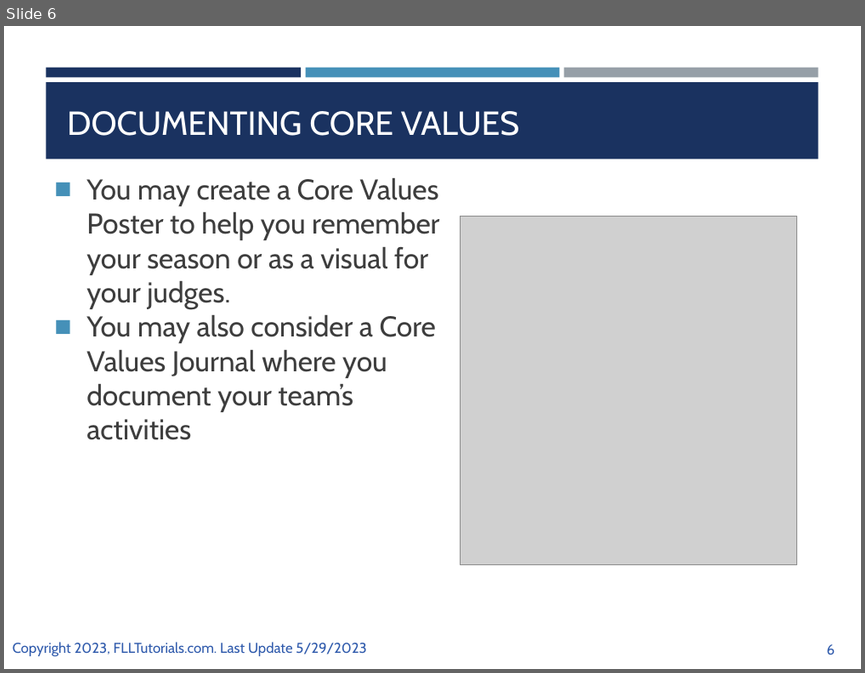
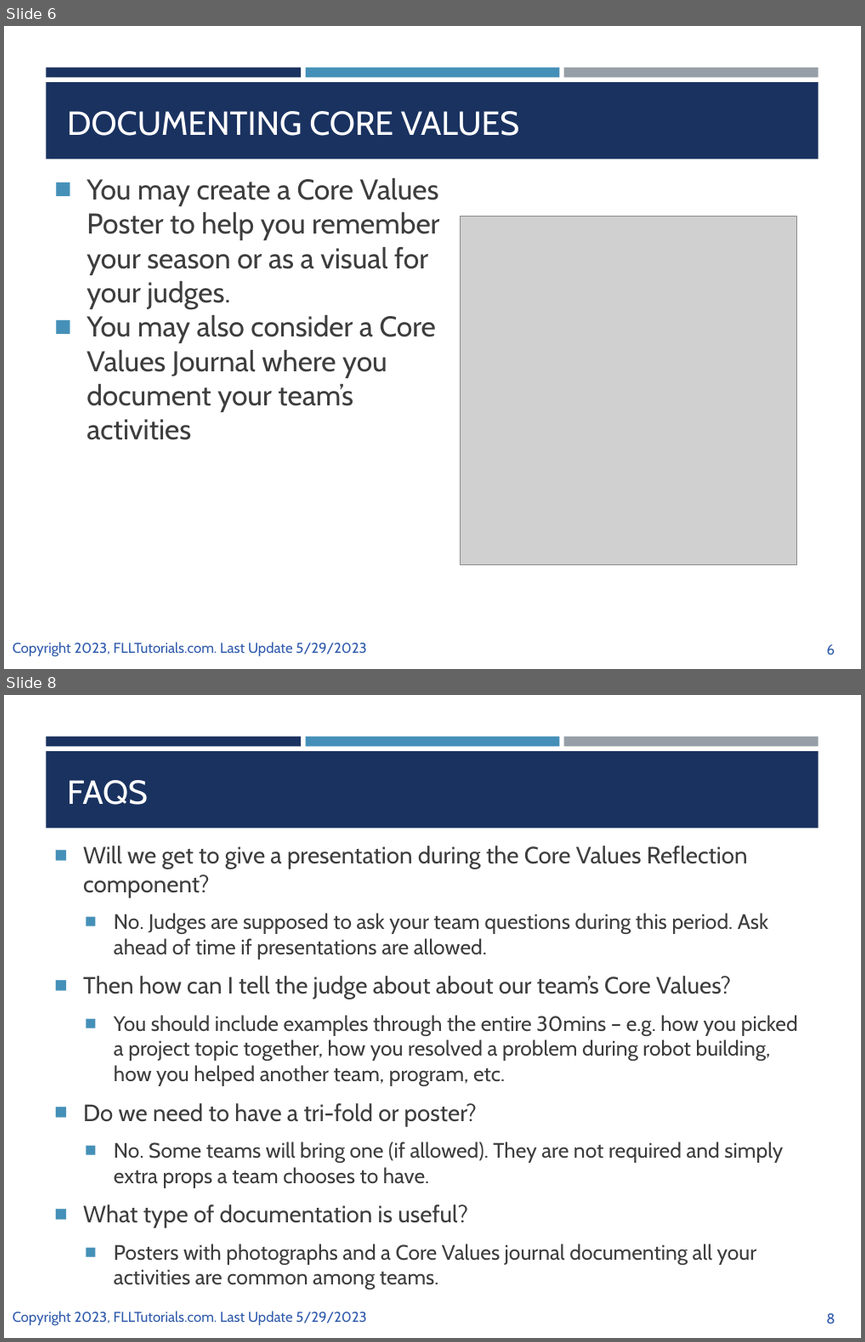
Before and after one commit to ev3lessons/FLL-Tutorials, a slide deck: translations/en-us/CoreValues/CVJudging.pptx. Shown one above the other, each under a label of ours: slide 6 before the commit, slides 6 and 8 after it; the slides between them are not shown. The pictures are 865x673 and 865x1342 pixels, drawn with LibreOffice and Linux fonts; fonts in the diff are those of the drawing; grey boxes stand for pictures. Boxes give left, top, right and bottom in pixels: in the first picture for what was removed or moved away, otherwise in the second. Text is boxed around its words. In the diff, an @@ line names an element or a change of style, - is before the commit and + after.

Commit message:
updated CV judging with sample questions and FAQ

```diff
--- a/translations/en-us/CoreValues/CVJudging.pptx
+++ b/translations/en-us/CoreValues/CVJudging.pptx
@@ slide 8 added at box(4, 695, 861, 1338), background #FFFFFF; not listed: 4 template elements that a slide beside it also shows @@
@@ title added at box(67, 780, 148, 805), 28 pt, text #FFFFFF @@
+FAQS
@@ text added at box(83, 845, 798, 1289), 17.6 pt, text #3D3D3D @@
+■ Will we get to give a presentation during the Core Values Reflection component?
+  ■ No. Judges are supposed to ask your team questions during this period. Ask ahead of time if presentations are allowed.
+■ Then how can I tell the judge about about our team’s Core Values?
+  ■ You should include examples through the entire 30mins – e.g. how you picked a project topic together, how you resolved a problem during robot building, how you helped another team, program, etc.
+■ Do we need to have a tri-fold or poster?
+  ■ No. Some teams will bring one (if allowed). They are not required and simply extra props a team chooses to have.
+■ What type of documentation is useful?
+  ■ Posters with photographs and a Core Values journal documenting all your activities are common among teams.
@@ text added at box(12, 1310, 367, 1325), 12 pt, text #2F5AAC @@
+Copyright 2023, FLLTutorials.com. Last Update 5/29/2023
@@ page number added at box(826, 1313, 834, 1323), 12 pt, text #2F5AAC @@
+8
```
Also in this commit, not shown: 4 slides changed, 1 other slide added, 1 other file.
